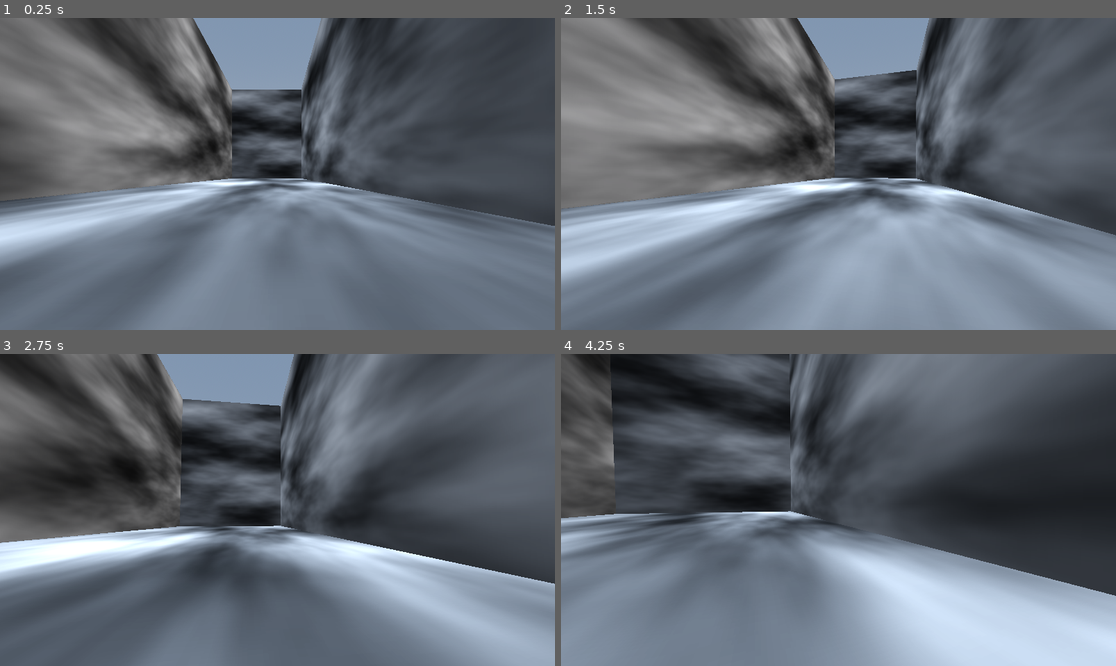
Above: before the commit, frames 1-4 (two rows, left to right).
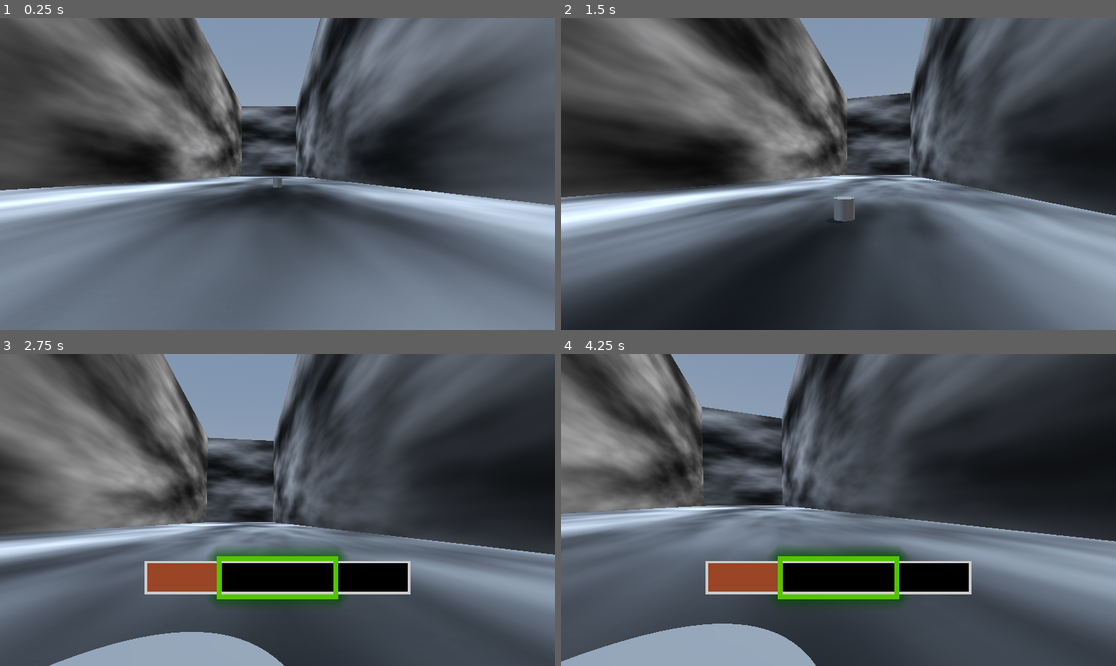
Above: after the commit, the same moments.

Repository: HyperGameDev/trouble-in-the-water
Game: Godot game, scene res://Scenes/main.tscn
Two runs of this game, one before a commit and one after it. Both use one fixed random seed, a clock stepped at 60 frames per second and the inputs below.
Inputs (mouse positions are in pixels of both pictures, inside the frame that each line leads up to):
- Up to frame 1 (0.25 s): no input
- Up to frame 2 (1.5 s): tap Enter at 0.5 s; move the mouse to (866, 174) at 0.52 s; hold W (Forward) from 0.53 s (still down); tap E (Action) at 0.6, 1.35 s; tap Space (Jump) at 0.77 s; move the mouse to (810, 174) at 1.27 s
- Up to frame 3 (2.75 s): keep holding W (Forward); tap Space (Jump) at 1.52 s; move the mouse to (288, 503) at 2.02 s; tap E (Action) at 2.1 s
- Up to frame 4 (4.25 s): keep holding W (Forward); move the mouse to (832, 516) at 2.77 s; tap E (Action) at 2.85, 3.6 s; tap Space (Jump) at 3.02, 3.77 s; move the mouse to (877, 513) at 3.52 s; tap P (Pause) at 4.15 s

The runs differ from the first frame. In frame 1, 57% of the frame differs, in the area x 0-100%, y 0-100%; in frame 2, 75%; in frame 3, 69%; in frame 4, 74%.

Commit message:
small changes brought assets in

Diff:
--- a/Scenes/character_body_3d.gd
+++ b/Scenes/character_body_3d.gd
@@ -27,8 +27,10 @@
 			current_node.fishing_state(true)
 
 func _physics_process(delta: float) -> void:
-	#_handle_rotation()
-	# Add the gravity.
+	if not is_fishing:
+		_handle_movement(delta)
+
+func _handle_movement(delta:float) -> void:
 	if not is_on_floor():
 		velocity += get_gravity() * delta
 
--- /dev/null
+++ b/Scenes/lake.tscn
@@ -0,0 +1,25 @@
+[gd_scene load_steps=4 format=3 uid="uid://084suw556h6p"]
+
+[ext_resource type="PackedScene" uid="uid://cpb1vpvb1us37" path="res://Art/lake.blend" id="1_vmkck"]
+
+[sub_resource type="PlaneMesh" id="PlaneMesh_vmkck"]
+size = Vector2(1000, 1000)
+
+[sub_resource type="StandardMaterial3D" id="StandardMaterial3D_b76aj"]
+transparency = 1
+albedo_color = Color(0.1533, 0.38398, 0.73, 0.435294)
+
+[node name="lake2" instance=ExtResource("1_vmkck")]
+
+[node name="ground" parent="." index="1"]
+transform = Transform3D(2.88645, 0, 0, 0, 0.757808, 0, 0, 0, 2.88645, 0.15335, -13.0308, 0.158877)
+visible = false
+
+[node name="MeshInstance3D" type="MeshInstance3D" parent="." index="2"]
+transform = Transform3D(0.999988, 0.00486945, 0, -0.00486945, 0.999988, 0, 0, 0, 1, 1.81389, 12.051, 0.0230465)
+mesh = SubResource("PlaneMesh_vmkck")
+surface_material_override/0 = SubResource("StandardMaterial3D_b76aj")
+
+[node name="MeshInstance3D2" type="MeshInstance3D" parent="." index="3"]
+transform = Transform3D(0.999988, 0.00486945, 0, -0.00486945, 0.999988, 0, 0, 0, 1, 1.88309, 11.9801, -0.018507)
+mesh = SubResource("PlaneMesh_vmkck")
--- a/Scenes/main.tscn
+++ b/Scenes/main.tscn
@@ -88,7 +88,7 @@
 shadow_enabled = true
 
 [node name="CharacterBody3D" type="CharacterBody3D" parent="."]
-transform = Transform3D(1, 0, 0, 0, 1, 0, 0, 0, 1, 0, 1, 0)
+transform = Transform3D(1, 0, 0, 0, 1, 0, 0, 0, 1, 0, 0, 31)
 script = ExtResource("1_jjgbg")
 
 [node name="MeshInstance3D" type="MeshInstance3D" parent="CharacterBody3D"]
@@ -103,6 +103,7 @@
 shape = SubResource("CapsuleShape3D_jjgbg")
 
 [node name="StaticBody3D" type="StaticBody3D" parent="."]
+transform = Transform3D(1, 0, 0, 0, 1, 0, 0, 0, 1, 0, -1, 0)
 
 [node name="CollisionShape3D" type="CollisionShape3D" parent="StaticBody3D"]
 shape = SubResource("WorldBoundaryShape3D_kry3j")
--- a/Scripts/game_states.gd
+++ b/Scripts/game_states.gd
@@ -8,6 +8,7 @@
 
 func _input(_event: InputEvent) -> void:
 	if Input.is_action_just_pressed("Pause"):
+		#print("Pause detected during state ",state)
 		match state:
 			states.GAMEPLAY:
 				change_state(states.PAUSED)
Not shown, added: Art/2d/render/0001.png.import
Not shown, added: Art/2d/render/0005.png.import
Not shown, added: Art/2d/render/0009.png.import
Not shown, added: Art/2d/render/0013.png.import
Not shown, added: Art/2d/render/0017.png.import
Not shown, added: Art/2d/render/0021.png.import
Not shown, added: Art/2d/render/0025.png.import
Not shown, added: Art/2d/render/0029.png.import
Not shown, added: Art/2d/render/0033.png.import
Not shown, added: Art/2d/render/0037.png.import
Not shown, added: Art/2d/render/0041.png.import
Not shown, added: Art/2d/render/0045.png.import
(and 45 more such lines)
